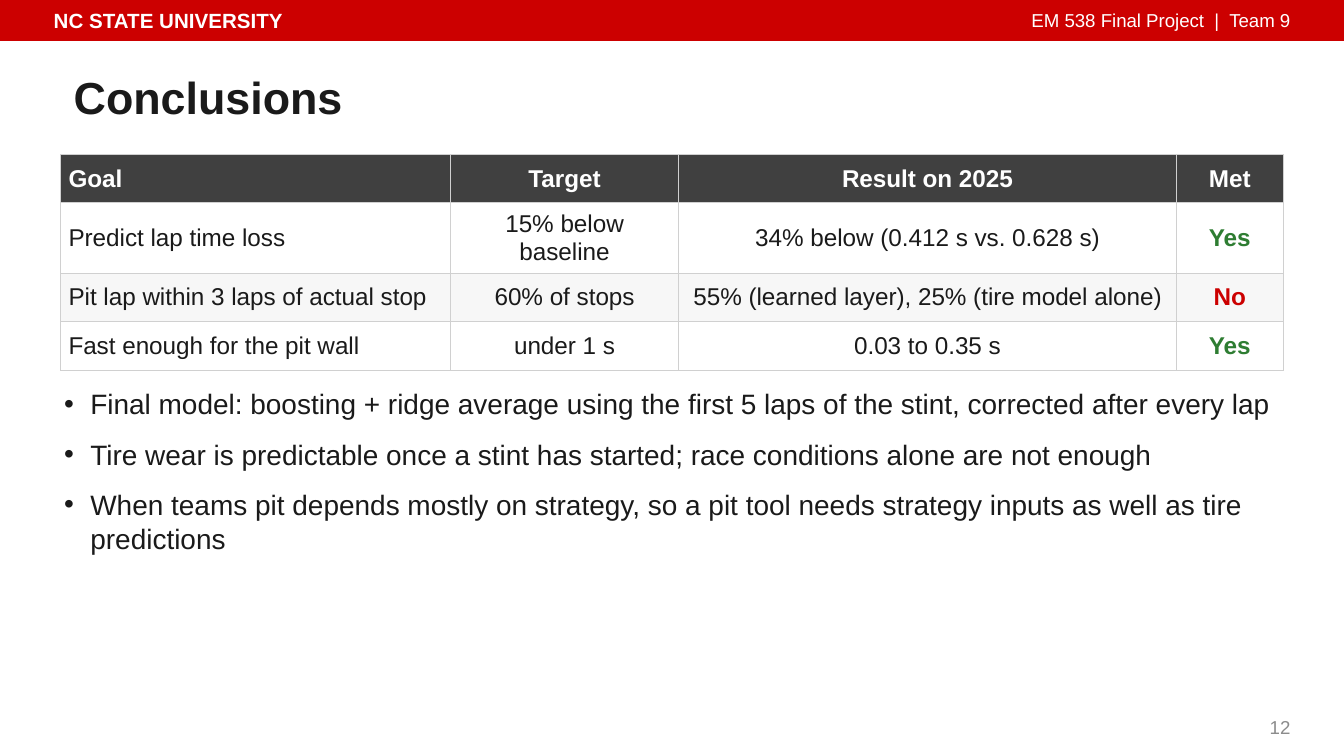
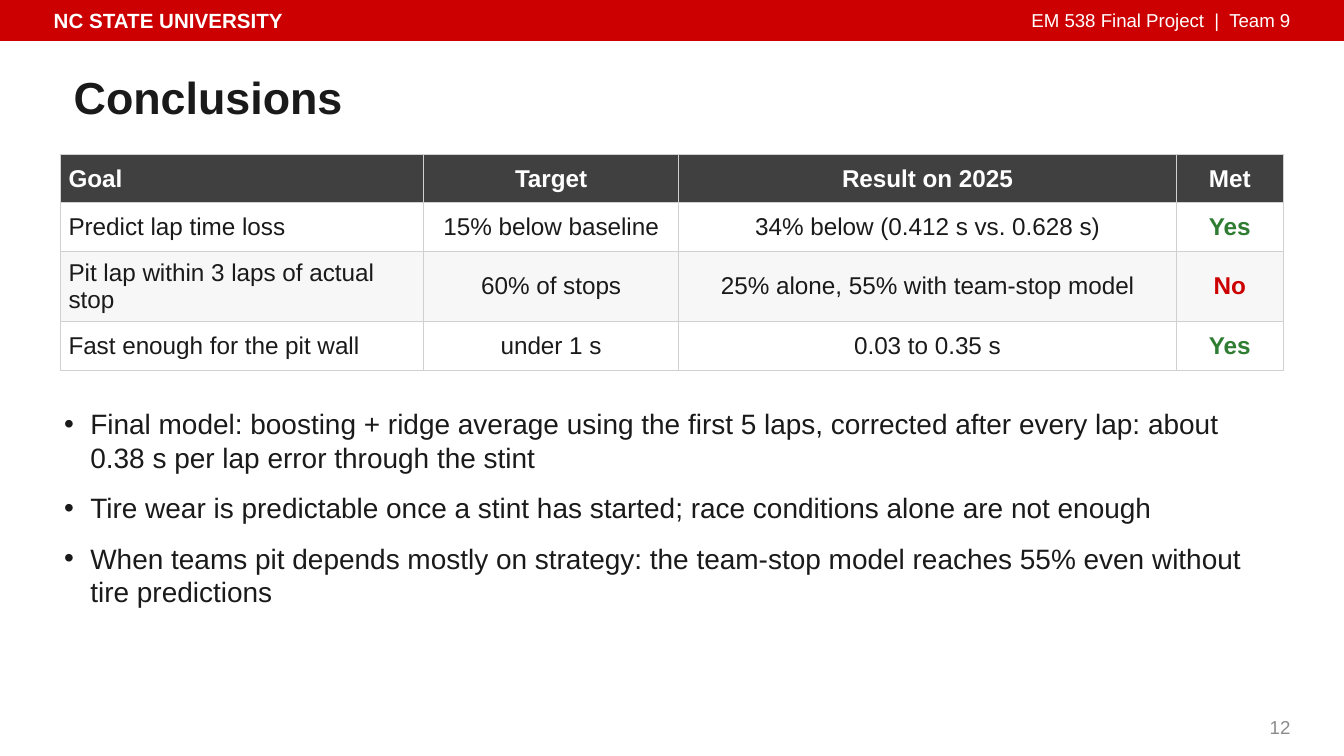
Before and after one commit to isaiahnick/f1-tire-degradation, a slide deck: slide 12 of reports/presentation/PitWall_Final_Presentation.pptx. Drawn at 1344x756 pixels with LibreOffice and Linux fonts; fonts in the diff are those of the drawing. Boxes give left, top, right and bottom in pixels: in the first picture for what was removed or moved away, otherwise in the second. Text is boxed around its words. In the diff, an @@ line names an element or a change of style, - is before the commit and + after.

```diff
--- a/reports/presentation/PitWall_Final_Presentation.pptx
+++ b/reports/presentation/PitWall_Final_Presentation.pptx
@@ table at [60, 155, 1284, 363] @@
-row 3, column 3: 55% (learned layer), 25% (tire model alone)
+row 3, column 3: 25% alone, 55% with team-stop model
@@ text "Final model: boosting + ridge ...": place and size @@
-text "Final model: boosting + ridge ..." at [90, 393, 1269, 554]
+text "Final model: boosting + ridge ..." at [90, 413, 1241, 608]
@@ text at [90, 413, 1218, 473]: text changed @@
-• Final model: boosting + ridge average using the first 5 laps of the stint, corrected after every lap
+• Final model: boosting + ridge average using the first 5 laps, corrected after every lap: about 0.38 s per lap error through the stint
@@ text at [90, 548, 1241, 608]: text changed @@
-• When teams pit depends mostly on strategy, so a pit tool needs strategy inputs as well as tire predictions
+• When teams pit depends mostly on strategy: the team-stop model reaches 55% even without tire predictions
```
Also in this commit, not shown: 6 other slides changed, 5 other files.
